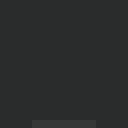
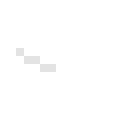
Before/after of a 128×128 layered artwork. What changed in the layer stack:
hid "side" over [0, 0, 128, 128]
added group "top.anim" with 4 layers above "top.base" over [16, 16, 112, 112]
renamed "top.mask.0" to "top.mask.3", showed it, moved it into group "top.anim" over [16, 40, 64, 72]
